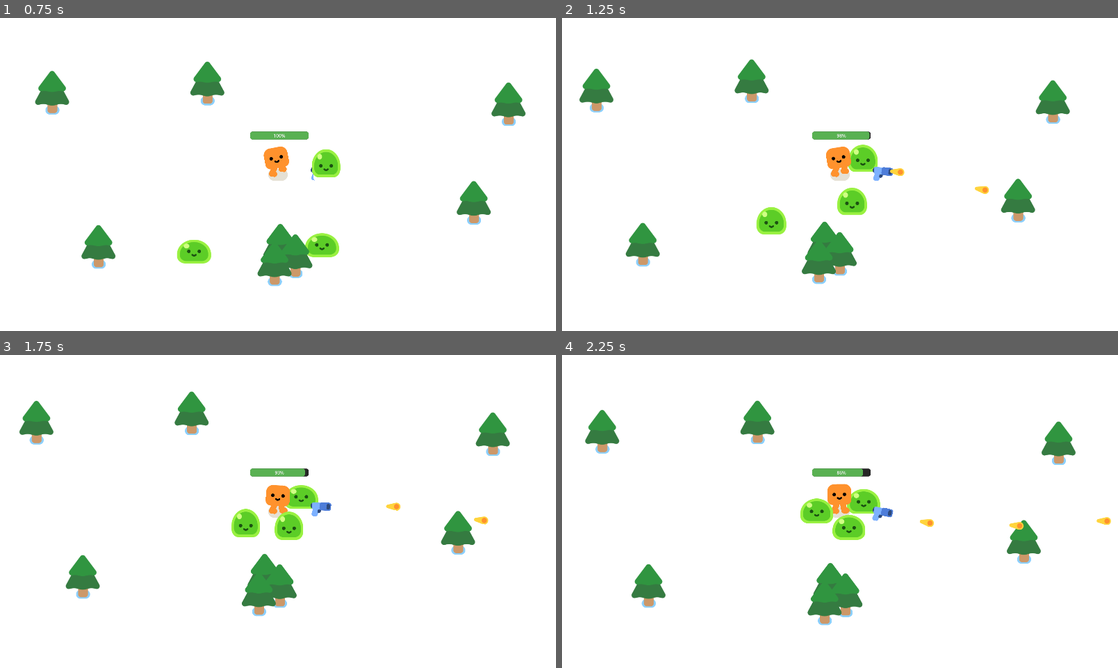
Above: before the commit, frames 1-4 (two rows, left to right).
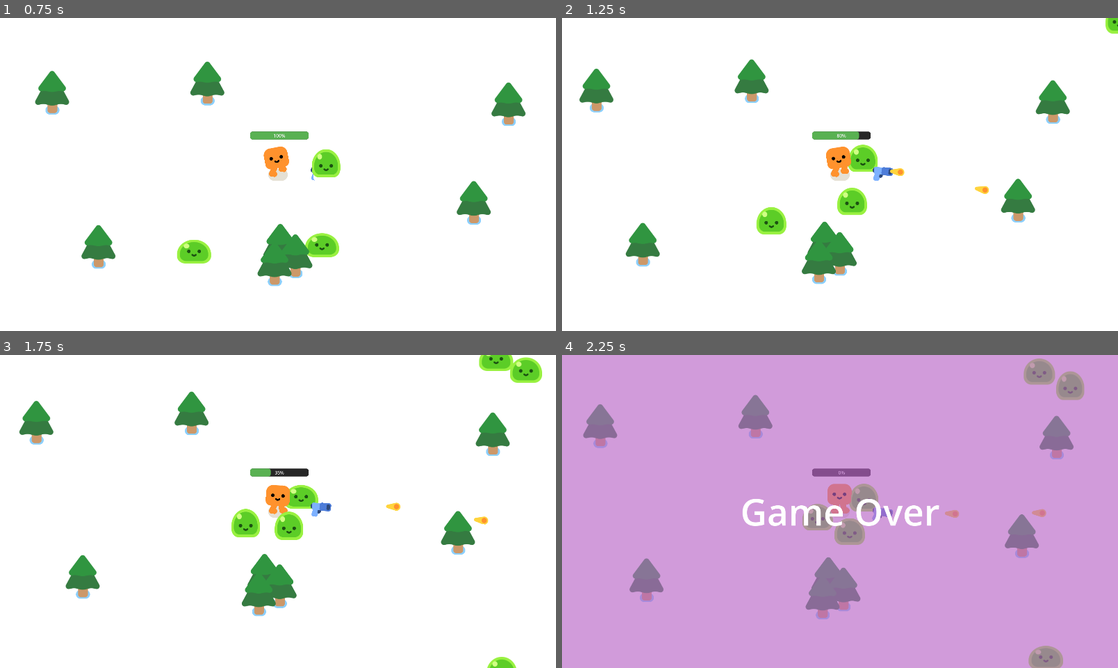
Above: after the commit, the same moments.

Repository: DJreyaB/2dgodot_tutorial
Game: Godot game, scene res://vampire_game.tscn
Same seed, same stepped clock (60 frames per second), same inputs: the game is played once before the commit and once after it.
Inputs:
- Up to frame 1 (0.75 s): hold D (move_right) from 0.53 s (still down)
- Up to frame 2 (1.25 s): keep holding D (move_right)
- Up to frame 3 (1.75 s): release D (move_right) at 1.28 s; hold S (move_down) from 1.28 s (still down)
- Up to frame 4 (2.25 s): release S (move_down) at 2.03 s; hold D (move_right) from 2.03 s (still down)

Frame 1 is identical in both runs. In frame 2, 0.2% of the frame differs, in the area x 49-100%, y 0-39%; in frame 3, 1.1%; in frame 4, 99%, in the area x 0-100%, y 0-100%.

Commit message:
completed game (starter)
all changes after this will be self guided.
completed base game with gameover screen

Diff:
--- a/2d-project-start 2/player.gd
+++ b/2d-project-start 2/player.gd
@@ -15,7 +15,7 @@
 	else:
 		%HappyBoo.play_idle_animation()
 
-	const DAMAGE_RATE = 5.0
+	const DAMAGE_RATE = 50.0
 	var overlapping_mobs = %HurtBox.get_overlapping_bodies()
 	if overlapping_mobs.size() > 0:
 		health -= DAMAGE_RATE * overlapping_mobs.size() * delta
--- /dev/null
+++ b/2d-project-start 2/vampire_game.gd
@@ -0,0 +1,19 @@
+extends Node2D
+
+
+func spawn_mob():
+	var new_mob = preload("res://slime_enemy.tscn").instantiate()
+	%PathFollow2D.progress_ratio = randf()
+	new_mob.global_position = %PathFollow2D.global_position
+	add_child(new_mob)
+
+
+
+func _on_mob_timeout() -> void:
+	spawn_mob()
+
+
+func _on_player_health_depleted() -> void:
+	%Game_Over.visible = true
+	# pause game by accessing scene tree
+	get_tree().paused = true
--- a/2d-project-start 2/vampire_game.tscn
+++ b/2d-project-start 2/vampire_game.tscn
@@ -1,11 +1,19 @@
-[gd_scene load_steps=4 format=3 uid="uid://w8g5djl8qng4"]
+[gd_scene load_steps=6 format=3 uid="uid://w8g5djl8qng4"]
 
+[ext_resource type="Script" uid="uid://nj7gjxpe4fjt" path="res://vampire_game.gd" id="1_j804y"]
 [ext_resource type="PackedScene" uid="uid://bpk57aejlthx3" path="res://player.tscn" id="1_kboi8"]
 [ext_resource type="PackedScene" uid="uid://cx4wfvq8sxi8y" path="res://pine_tree.tscn" id="2_3b6cr"]
 [ext_resource type="PackedScene" uid="uid://c5rg1d3c8a72x" path="res://slime_enemy.tscn" id="3_5tmog"]
 
+[sub_resource type="Curve2D" id="Curve2D_5tmog"]
+_data = {
+"points": PackedVector2Array(0, 0, 0, 0, -336, -168, 0, 0, 0, 0, -366, 1249, 0, 0, 0, 0, 2191, 1247, 0, 0, 0, 0, 2195, -165, 0, 0, 0, 0, -336, -168)
+}
+point_count = 5
+
 [node name="Game" type="Node2D"]
 y_sort_enabled = true
+script = ExtResource("1_j804y")
 
 [node name="CanvasLayer" type="CanvasLayer" parent="."]
 layer = -1
@@ -16,6 +24,16 @@
 
 [node name="Player" parent="." instance=ExtResource("1_kboi8")]
 position = Vector2(832, 493)
+
+[node name="Path2D" type="Path2D" parent="Player"]
+position = Vector2(-832, -493)
+curve = SubResource("Curve2D_5tmog")
+
+[node name="PathFollow2D" type="PathFollow2D" parent="Player/Path2D"]
+unique_name_in_owner = true
+position = Vector2(-351.099, 545.196)
+rotation = 1.59196
+progress = 713.356
 
 [node name="mob" parent="." instance=ExtResource("3_5tmog")]
 position = Vector2(1342, 495)
@@ -49,3 +67,40 @@
 
 [node name="PineTree8" parent="." instance=ExtResource("2_3b6cr")]
 position = Vector2(1628, 661)
+
+[node name="Timer" type="Timer" parent="."]
+wait_time = 0.3
+autostart = true
+
+[node name="Game_Over" type="CanvasLayer" parent="."]
+unique_name_in_owner = true
+visible = false
+
+[node name="ColorRect" type="ColorRect" parent="Game_Over"]
+anchors_preset = 15
+anchor_right = 1.0
+anchor_bottom = 1.0
+grow_horizontal = 2
+grow_vertical = 2
+color = Color(0.721569, 0.388235, 0.776471, 0.643137)
+
+[node name="Label" type="Label" parent="Game_Over/ColorRect"]
+layout_mode = 1
+anchors_preset = 8
+anchor_left = 0.5
+anchor_top = 0.5
+anchor_right = 0.5
+anchor_bottom = 0.5
+offset_left = -167.0
+offset_top = -134.0
+offset_right = 167.0
+offset_bottom = 134.0
+grow_horizontal = 2
+grow_vertical = 2
+theme_override_font_sizes/font_size = 127
+text = "Game Over"
+horizontal_alignment = 1
+vertical_alignment = 1
+
+[connection signal="health_depleted" from="Player" to="." method="_on_player_health_depleted"]
+[connection signal="timeout" from="Timer" to="." method="_on_mob_timeout"]
Not shown, added: 2d-project-start 2/vampire_game.gd.uid
